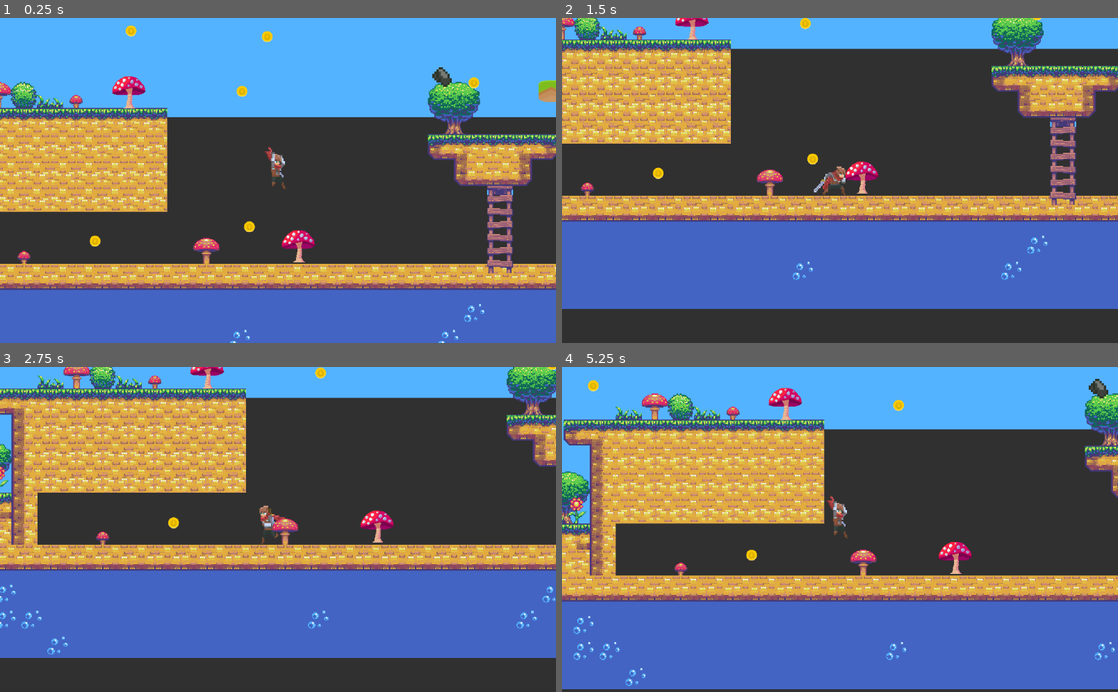
Above: before the commit, frames 1-4 (two rows, left to right).
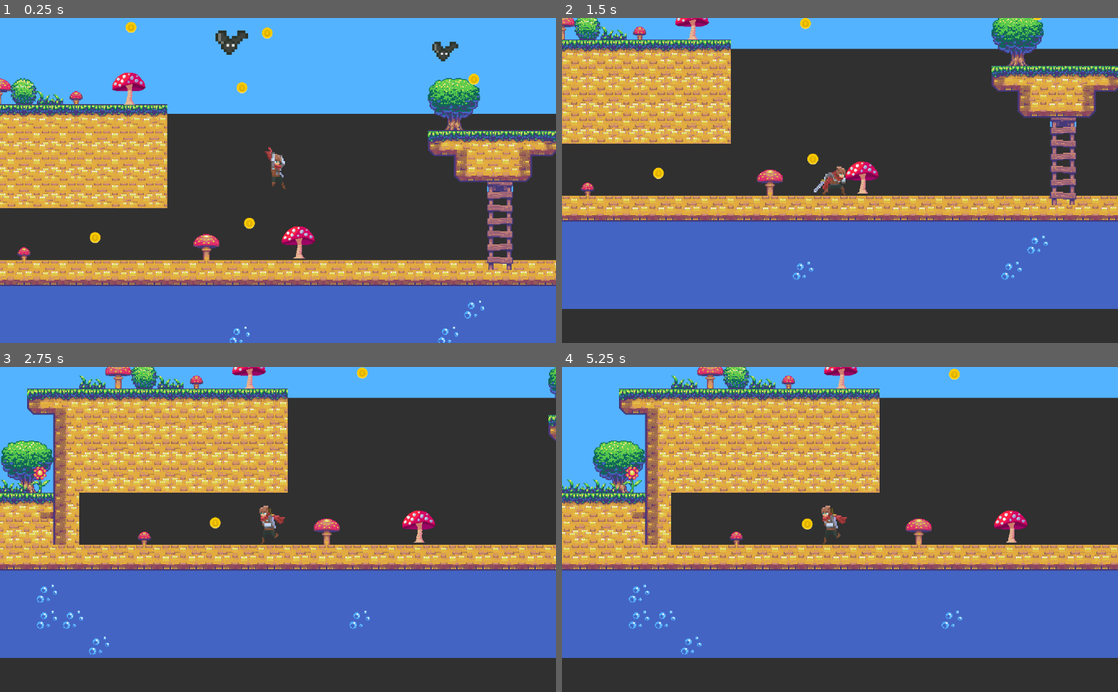
Above: after the commit, the same moments.

Repository: YaelitoP/learning_godot
Game: Godot game, scene res://scenas/TestMap.tscn
The game is run twice, just before and just after one commit, with the same random seed, the same clock (stepped at 60 frames per second) and the same inputs.
Inputs:
- Up to frame 1 (0.25 s): no input
- Up to frame 2 (1.5 s): hold Space (jump) 0.53-1.28 s; tap Enter at 1.25 s; tap J (attaque) at 1.35 s
- Up to frame 3 (2.75 s): tap Space (jump) at 1.52, 1.55, 1.82, 2.3 s; hold A (moveL) from 2.03 s (still down)
- Up to frame 4 (5.25 s): release A (moveL) at 2.78 s; tap D (moveR) at 2.85 s; tap Space (jump) at 3.02, 3.05, 3.32, 4.52, 4.55, 4.82 s; hold Space (jump) 3.53-4.28 s; tap J (attaque) at 4.35 s; hold A (moveL) from 5.03 s (still down)

The runs differ from the first frame. In frame 1, 21% of the frame differs, in the area x 0-100%, y 1-100%; in frame 2, 4.0%; in frame 3, 23%; in frame 4, 54%, in the area x 0-100%, y 0-100%.
Error before the commit: Parse Error: Invalid operand types ("Vector2" and "int") to operator "-". (res://scripts/murcielago.gd:50)

Commit message:
bat with a FiniteStateMachine

Diff:
--- /dev/null
+++ b/Assets/animations/Bat/scenasmurido.tres
@@ -0,0 +1,43 @@
+[gd_resource type="Animation" format=2]
+
+[resource]
+resource_name = "murido"
+length = 0.6
+tracks/0/type = "method"
+tracks/0/path = NodePath(".")
+tracks/0/interp = 1
+tracks/0/loop_wrap = true
+tracks/0/imported = false
+tracks/0/enabled = true
+tracks/0/keys = {
+"times": PoolRealArray( 0.5 ),
+"transitions": PoolRealArray( 1 ),
+"values": [ {
+"args": [  ],
+"method": "queue_free"
+} ]
+}
+tracks/1/type = "value"
+tracks/1/path = NodePath("spr_bat:frame")
+tracks/1/interp = 1
+tracks/1/loop_wrap = true
+tracks/1/imported = false
+tracks/1/enabled = true
+tracks/1/keys = {
+"times": PoolRealArray( 0, 0.1, 0.2, 0.3 ),
+"transitions": PoolRealArray( 1, 1, 1, 1 ),
+"update": 1,
+"values": [ 0, 1, 2, 3 ]
+}
+tracks/2/type = "value"
+tracks/2/path = NodePath("spr_bat:animation")
+tracks/2/interp = 1
+tracks/2/loop_wrap = true
+tracks/2/imported = false
+tracks/2/enabled = true
+tracks/2/keys = {
+"times": PoolRealArray( 0 ),
+"transitions": PoolRealArray( 1 ),
+"update": 1,
+"values": [ "dead" ]
+}
--- a/Assets/animations/gladiador.tres
+++ b/Assets/animations/gladiador.tres
@@ -46,48 +46,48 @@
 
 [resource]
 animations = [ {
+"frames": [ ExtResource( 41 ), ExtResource( 37 ), ExtResource( 42 ), ExtResource( 43 ), ExtResource( 36 ), ExtResource( 40 ), ExtResource( 38 ) ],
+"loop": false,
+"name": "dead",
+"speed": 8.0
+}, {
 "frames": [ ExtResource( 34 ), ExtResource( 39 ), ExtResource( 35 ) ],
 "loop": true,
 "name": "dmg",
 "speed": 5.0
-}, {
-"frames": [ ExtResource( 41 ), ExtResource( 37 ), ExtResource( 42 ), ExtResource( 43 ), ExtResource( 36 ), ExtResource( 40 ), ExtResource( 38 ) ],
-"loop": false,
-"name": "dead",
-"speed": 8.0
 }, {
 "frames": [ ExtResource( 17 ), ExtResource( 18 ), ExtResource( 31 ), ExtResource( 25 ), ExtResource( 19 ), ExtResource( 20 ) ],
 "loop": true,
 "name": "atack2",
 "speed": 8.0
 }, {
-"frames": [ ExtResource( 2 ), ExtResource( 1 ), ExtResource( 3 ), ExtResource( 4 ) ],
-"loop": true,
-"name": "idle",
-"speed": 5.0
-}, {
 "frames": [ ExtResource( 23 ), ExtResource( 28 ), ExtResource( 30 ), ExtResource( 32 ), ExtResource( 22 ) ],
 "loop": true,
 "name": "atack0",
 "speed": 6.0
+}, {
+"frames": [ ExtResource( 5 ), ExtResource( 7 ), ExtResource( 10 ), ExtResource( 6 ), ExtResource( 9 ), ExtResource( 8 ) ],
+"loop": true,
+"name": "run",
+"speed": 10.0
 }, {
 "frames": [ ExtResource( 24 ), ExtResource( 21 ), ExtResource( 29 ), ExtResource( 26 ), ExtResource( 27 ), ExtResource( 33 ) ],
 "loop": true,
 "name": "atack1",
 "speed": 8.0
 }, {
-"frames": [ ExtResource( 5 ), ExtResource( 7 ), ExtResource( 10 ), ExtResource( 6 ), ExtResource( 9 ), ExtResource( 8 ) ],
+"frames": [ ExtResource( 15 ), ExtResource( 16 ), ExtResource( 11 ), ExtResource( 14 ), ExtResource( 12 ), ExtResource( 13 ) ],
 "loop": true,
-"name": "run",
-"speed": 10.0
+"name": "jump",
+"speed": 7.0
 }, {
 "frames": [ ExtResource( 12 ), ExtResource( 13 ) ],
 "loop": true,
 "name": "fall",
 "speed": 5.0
 }, {
-"frames": [ ExtResource( 15 ), ExtResource( 16 ), ExtResource( 11 ), ExtResource( 14 ), ExtResource( 12 ), ExtResource( 13 ) ],
+"frames": [ ExtResource( 2 ), ExtResource( 1 ), ExtResource( 3 ), ExtResource( 4 ) ],
 "loop": true,
-"name": "jump",
-"speed": 10.0
+"name": "idle",
+"speed": 5.0
 } ]
--- /dev/null
+++ b/Assets/animations/murcielago.tres
@@ -0,0 +1,81 @@
+[gd_resource type="SpriteFrames" load_steps=17 format=2]
+
+[ext_resource path="res://Assets/enemies/Bat_Sprite_Sheet.png" type="Texture" id=1]
+
+[sub_resource type="AtlasTexture" id=4]
+atlas = ExtResource( 1 )
+region = Rect2( 0, 48, 16, 24 )
+
+[sub_resource type="AtlasTexture" id=5]
+atlas = ExtResource( 1 )
+region = Rect2( 16, 48, 16, 24 )
+
+[sub_resource type="AtlasTexture" id=6]
+atlas = ExtResource( 1 )
+region = Rect2( 32, 48, 16, 24 )
+
+[sub_resource type="AtlasTexture" id=7]
+atlas = ExtResource( 1 )
+region = Rect2( 48, 48, 16, 24 )
+
+[sub_resource type="AtlasTexture" id=8]
+atlas = ExtResource( 1 )
+region = Rect2( 64, 48, 16, 24 )
+
+[sub_resource type="AtlasTexture" id=9]
+atlas = ExtResource( 1 )
+region = Rect2( 0, 0, 16, 24 )
+
+[sub_resource type="AtlasTexture" id=10]
+atlas = ExtResource( 1 )
+region = Rect2( 16, 0, 16, 24 )
+
+[sub_resource type="AtlasTexture" id=11]
+atlas = ExtResource( 1 )
+region = Rect2( 32, 0, 16, 24 )
+
+[sub_resource type="AtlasTexture" id=12]
+atlas = ExtResource( 1 )
+region = Rect2( 48, 0, 16, 24 )
+
+[sub_resource type="AtlasTexture" id=13]
+atlas = ExtResource( 1 )
+region = Rect2( 64, 0, 16, 24 )
+
+[sub_resource type="AtlasTexture" id=14]
+atlas = ExtResource( 1 )
+region = Rect2( 0, 24, 16, 24 )
+
+[sub_resource type="AtlasTexture" id=15]
+atlas = ExtResource( 1 )
+region = Rect2( 16, 24, 16, 24 )
+
+[sub_resource type="AtlasTexture" id=16]
+atlas = ExtResource( 1 )
+region = Rect2( 32, 24, 16, 24 )
+
+[sub_resource type="AtlasTexture" id=17]
+atlas = ExtResource( 1 )
+region = Rect2( 48, 24, 16, 24 )
+
+[sub_resource type="AtlasTexture" id=18]
+atlas = ExtResource( 1 )
+region = Rect2( 64, 24, 16, 24 )
+
+[resource]
+animations = [ {
+"frames": [ SubResource( 4 ), SubResource( 5 ), SubResource( 6 ), SubResource( 7 ), SubResource( 8 ) ],
+"loop": false,
+"name": "dead",
+"speed": 10.0
+}, {
+"frames": [ SubResource( 9 ), SubResource( 10 ), SubResource( 11 ), SubResource( 12 ), SubResource( 13 ) ],
+"loop": true,
+"name": "angry",
+"speed": 8.0
+}, {
+"frames": [ SubResource( 14 ), SubResource( 15 ), SubResource( 16 ), SubResource( 17 ), SubResource( 18 ) ],
+"loop": true,
+"name": "idle",
+"speed": 8.0
+} ]
--- a/project.godot
+++ b/project.godot
@@ -9,10 +9,30 @@
 config_version=4
 
 _global_script_classes=[ {
+"base": "Node",
+"class": "Idle_Bat",
+"language": "GDScript",
+"path": "res://scripts/IDLE_bat.gd"
+}, {
+"base": "Node",
+"class": "StateMachine",
+"language": "GDScript",
+"path": "res://scripts/StateMachine.gd"
+}, {
+"base": "Node",
+"class": "Wander_Bat",
+"language": "GDScript",
+"path": "res://scripts/WANDER_bat.gd"
+}, {
 "base": "Area2D",
 "class": "area_plataforma",
 "language": "GDScript",
 "path": "res://scripts/area_plataforma.gd"
+}, {
+"base": "KinematicBody2D",
+"class": "bat",
+"language": "GDScript",
+"path": "res://scripts/bat.gd"
 }, {
 "base": "KinematicBody2D",
 "class": "murcielago",
@@ -30,7 +50,11 @@
 "path": "res://scripts/Pj1.tres.gd"
 } ]
 _global_script_class_icons={
+"Idle_Bat": "",
+"StateMachine": "",
+"Wander_Bat": "",
 "area_plataforma": "",
+"bat": "",
 "murcielago": "",
 "plataforma": "",
 "player1": ""
--- a/scenas/Pj1.tscn
+++ b/scenas/Pj1.tscn
@@ -168,6 +168,7 @@
 }
 
 [sub_resource type="Animation" id=6]
+resource_name = "idle"
 length = 0.2
 tracks/0/type = "value"
 tracks/0/path = NodePath("coll_player:position")
@@ -353,6 +354,7 @@
 [node name="spr_player" type="AnimatedSprite" parent="."]
 position = Vector2( -8.26688, -19.0019 )
 scale = Vector2( 2.34114, 2.6242 )
+z_index = 1
 frames = ExtResource( 1 )
 animation = "idle"
 frame = 1
--- a/scenas/TestMap.tscn
+++ b/scenas/TestMap.tscn
@@ -7,6 +7,7 @@
 [ext_resource path="res://scenas/coin.tscn" type="PackedScene" id=5]
 [ext_resource path="res://scenas/waypoints.tscn" type="PackedScene" id=6]
 [ext_resource path="res://scenas/murcielago.tscn" type="PackedScene" id=7]
+[ext_resource path="res://scenas/bat.tscn" type="PackedScene" id=8]
 
 [node name="Map1" type="Node2D"]
 position = Vector2( 0, 1.90503 )
@@ -104,21 +105,27 @@
 }
 
 [node name="plataforma" parent="transport" instance=ExtResource( 1 )]
-position = Vector2( 3148.83, 388.46 )
+position = Vector2( 3949.7, -546.641 )
 collision_layer = 2
 waypoints_path = NodePath("../../waypoints")
 
 [node name="chobirandom" parent="." instance=ExtResource( 7 )]
-position = Vector2( 2728.8, 149.998 )
+position = Vector2( 2727.89, 149.998 )
 
 [node name="Pj1" parent="." instance=ExtResource( 3 )]
 process_priority = 1
 position = Vector2( 2110.88, 577.086 )
 scale = Vector2( 2, 2 )
 
+[node name="spr_player" parent="Pj1" index="0"]
+frame = 3
+
 [node name="Camera2D" type="Camera2D" parent="Pj1"]
 current = true
 zoom = Vector2( 2, 2 )
 
+[node name="bat" parent="." instance=ExtResource( 8 )]
+position = Vector2( 1941.95, 163.273 )
+
 [editable path="waypoints"]
 [editable path="Pj1"]
--- /dev/null
+++ b/scenas/bat.tscn
@@ -0,0 +1,40 @@
+[gd_scene load_steps=8 format=2]
+
+[ext_resource path="res://scripts/bat.gd" type="Script" id=1]
+[ext_resource path="res://Assets/animations/murcielago.tres" type="SpriteFrames" id=2]
+[ext_resource path="res://scripts/WANDER_bat.gd" type="Script" id=3]
+[ext_resource path="res://scripts/IDLE_bat.gd" type="Script" id=4]
+[ext_resource path="res://scripts/StateMachine.gd" type="Script" id=5]
+[ext_resource path="res://Assets/animations/Bat/scenasmurido.tres" type="Animation" id=6]
+
+[sub_resource type="CircleShape2D" id=1]
+radius = 5.19133
+
+[node name="bat" type="KinematicBody2D"]
+scale = Vector2( 10, 10 )
+script = ExtResource( 1 )
+
+[node name="spr_bat" type="AnimatedSprite" parent="."]
+z_index = 1
+frames = ExtResource( 2 )
+animation = "idle"
+playing = true
+
+[node name="coll_bat" type="CollisionShape2D" parent="."]
+position = Vector2( -0.138165, -4.74365 )
+shape = SubResource( 1 )
+
+[node name="Timer" type="Timer" parent="."]
+one_shot = true
+
+[node name="anim_bat" type="AnimationPlayer" parent="."]
+anims/murido = ExtResource( 6 )
+
+[node name="stateMachine" type="Node" parent="."]
+script = ExtResource( 5 )
+
+[node name="idle" type="Node" parent="stateMachine"]
+script = ExtResource( 4 )
+
+[node name="wander" type="Node" parent="stateMachine"]
+script = ExtResource( 3 )
--- a/scenas/murcielago.tscn
+++ b/scenas/murcielago.tscn
@@ -1,7 +1,8 @@
-[gd_scene load_steps=23 format=2]
+[gd_scene load_steps=7 format=2]
 
-[ext_resource path="res://Assets/enemies/Bat_Sprite_Sheet.png" type="Texture" id=1]
+[ext_resource path="res://Assets/animations/murcielago.tres" type="SpriteFrames" id=1]
 [ext_resource path="res://scripts/murcielago.gd" type="Script" id=2]
+[ext_resource path="res://Assets/animations/Bat/scenasmurido.tres" type="Animation" id=3]
 
 [sub_resource type="CircleShape2D" id=1]
 radius = 62.1099
@@ -11,126 +12,6 @@
 
 [sub_resource type="CircleShape2D" id=3]
 radius = 550.852
-
-[sub_resource type="AtlasTexture" id=4]
-atlas = ExtResource( 1 )
-region = Rect2( 0, 48, 16, 24 )
-
-[sub_resource type="AtlasTexture" id=5]
-atlas = ExtResource( 1 )
-region = Rect2( 16, 48, 16, 24 )
-
-[sub_resource type="AtlasTexture" id=6]
-atlas = ExtResource( 1 )
-region = Rect2( 32, 48, 16, 24 )
-
-[sub_resource type="AtlasTexture" id=7]
-atlas = ExtResource( 1 )
-region = Rect2( 48, 48, 16, 24 )
-
-[sub_resource type="AtlasTexture" id=8]
-atlas = ExtResource( 1 )
-region = Rect2( 64, 48, 16, 24 )
-
-[sub_resource type="AtlasTexture" id=9]
-atlas = ExtResource( 1 )
-region = Rect2( 0, 0, 16, 24 )
-
-[sub_resource type="AtlasTexture" id=10]
-atlas = ExtResource( 1 )
-region = Rect2( 16, 0, 16, 24 )
-
-[sub_resource type="AtlasTexture" id=11]
-atlas = ExtResource( 1 )
-region = Rect2( 32, 0, 16, 24 )
-
-[sub_resource type="AtlasTexture" id=12]
-atlas = ExtResource( 1 )
-region = Rect2( 48, 0, 16, 24 )
-
-[sub_resource type="AtlasTexture" id=13]
-atlas = ExtResource( 1 )
-region = Rect2( 64, 0, 16, 24 )
-
-[sub_resource type="AtlasTexture" id=14]
-atlas = ExtResource( 1 )
-region = Rect2( 0, 24, 16, 24 )
-
-[sub_resource type="AtlasTexture" id=15]
-atlas = ExtResource( 1 )
-region = Rect2( 16, 24, 16, 24 )
-
-[sub_resource type="AtlasTexture" id=16]
-atlas = ExtResource( 1 )
-region = Rect2( 32, 24, 16, 24 )
-
-[sub_resource type="AtlasTexture" id=17]
-atlas = ExtResource( 1 )
-region = Rect2( 48, 24, 16, 24 )
-
-[sub_resource type="AtlasTexture" id=18]
-atlas = ExtResource( 1 )
-region = Rect2( 64, 24, 16, 24 )
-
-[sub_resource type="SpriteFrames" id=19]
-animations = [ {
-"frames": [ SubResource( 4 ), SubResource( 5 ), SubResource( 6 ), SubResource( 7 ), SubResource( 8 ) ],
-"loop": false,
-"name": "dead",
-"speed": 10.0
-}, {
-"frames": [ SubResource( 9 ), SubResource( 10 ), SubResource( 11 ), SubResource( 12 ), SubResource( 13 ) ],
-"loop": true,
-"name": "angry",
-"speed": 8.0
-}, {
-"frames": [ SubResource( 14 ), SubResource( 15 ), SubResource( 16 ), SubResource( 17 ), SubResource( 18 ) ],
-"loop": true,
-"name": "idle",
-"speed": 8.0
-} ]
-
-[sub_resource type="Animation" id=20]
-resource_name = "murido"
-length = 0.6
-tracks/0/type = "method"
-tracks/0/path = NodePath(".")
-tracks/0/interp = 1
-tracks/0/loop_wrap = true
-tracks/0/imported = false
-tracks/0/enabled = true
-tracks/0/keys = {
-"times": PoolRealArray( 0.5 ),
-"transitions": PoolRealArray( 1 ),
-"values": [ {
-"args": [  ],
-"method": "queue_free"
-} ]
-}
-tracks/1/type = "value"
-tracks/1/path = NodePath("spr_chobi:frame")
-tracks/1/interp = 1
-tracks/1/loop_wrap = true
-tracks/1/imported = false
-tracks/1/enabled = true
-tracks/1/keys = {
-"times": PoolRealArray( 0, 0.1, 0.2, 0.3 ),
-"transitions": PoolRealArray( 1, 1, 1, 1 ),
-"update": 1,
-"values": [ 0, 1, 2, 3 ]
-}
-tracks/2/type = "value"
-tracks/2/path = NodePath("spr_chobi:animation")
-tracks/2/interp = 1
-tracks/2/loop_wrap = true
-tracks/2/imported = false
-tracks/2/enabled = true
-tracks/2/keys = {
-"times": PoolRealArray( 0 ),
-"transitions": PoolRealArray( 1 ),
-"update": 1,
-"values": [ "dead" ]
-}
 
 [node name="murcielago" type="KinematicBody2D" groups=[
 "enemy",
@@ -187,15 +68,15 @@
 [node name="spr_chobi" type="AnimatedSprite" parent="."]
 position = Vector2( -1.64618, 40.1446 )
 scale = Vector2( 8, 8 )
-frames = SubResource( 19 )
+frames = ExtResource( 1 )
 animation = "dead"
-frame = 3
 
 [node name="Timer" type="Timer" parent="."]
 wait_time = 0.145
+one_shot = true
 
 [node name="anim_chobi" type="AnimationPlayer" parent="."]
-anims/murido = SubResource( 20 )
+anims/murido = ExtResource( 3 )
 
 [connection signal="area_entered" from="coll_chobi/hitbox" to="." method="_on_hitbox_area_entered"]
 [connection signal="area_entered" from="area_agro" to="." method="_on_area_agro_area_entered"]
--- /dev/null
+++ b/scripts/IDLE_bat.gd
@@ -0,0 +1,16 @@
+extends Node
+class_name Idle_Bat
+
+onready var parent: = get_parent()
+
+func _physics_process(delta: float) -> void:
+
+	pass
+
+func enter():
+	print("your on idle")
+	yield(get_tree().create_timer(5.0), "timeout")
+	exit(parent.WANDER)
+
+func exit(next_state):
+	parent.change_to(next_state)
--- a/scripts/Pj1.tres.gd
+++ b/scripts/Pj1.tres.gd
@@ -1,9 +1,9 @@
 extends KinematicBody2D
 class_name player1
 
-export var maxspeed: = 500.0
-export var minspeed: = 150.0
-export var jumpheight: = 150.0
+export var maxspeed: = 700.0
+export var minspeed: = 350.0
+export var jumpheight: = 200.0
 export var acceleration: = 0.5
 
 onready var jumpforce : float = ((2.0 * jumpheight) / jumptime) * -1.0
--- /dev/null
+++ b/scripts/StateMachine.gd
@@ -0,0 +1,42 @@
+extends Node
+class_name StateMachine
+
+onready var IDLE: = get_node("idle")
+onready var WANDER: = get_node("wander")
+onready var state: = IDLE
+
+const DEBUG = true
+
+enum STATES {IDLE, WANDER}
+
+var direction = Vector2.ZERO
+var history = []
+
+func _ready():
+	# Set the initial state to the first child node
+	call_deferred("_enter_state")
+
+func change_to(new_state):
+	history.append(state)
+	state = new_state
+	_enter_state()
+
+func back():
+	if history.size() > 0:
+		state = history.pop_back()
+		_enter_state()
+
+func _enter_state():
+	# Give the new state a reference to this state machine script
+	STATES.Controller = self
+	state.enter()
+
+# Route Game Loop function calls to
+# current state handler method if it exists
+func _process(delta):
+	if state.has_method("process"):
+		state.process(delta)
+
+func _physics_process(delta):
+	if state.has_method("physics_process"):
+		state.physics_process(delta)
--- /dev/null
+++ b/scripts/WANDER_bat.gd
@@ -0,0 +1,29 @@
+extends Node
+class_name Wander_Bat
+
+onready var parent: = get_parent()
+var point: = Vector2.ZERO
+var speed: = 130
+
+func _physics_process(delta: float) -> void:
+	create_target()
+	if owner.current_position.distance_to(owner.spawn) < 100:
+		parent.direction = point * speed
+		parent.direction = owner.move_and_slide(point, Vector2.UP)
+		exit(parent.IDLE)
+	if owner.current_position.distance_to(point) <= 0:
+		pass
+	pass
+
+func enter():
+	print("your on wander")
+	yield(get_tree().create_timer(10.0), "timeout")
+
+func create_target():
+	if owner.current_position == owner.spawn:
+		point = Vector2(rand_range(-64, 64), rand_range(-64, 64))
+	elif owner.current_position == owner.target_position:
+		point = Vector2(rand_range(-64, 64), rand_range(-64, 64))
+
+func exit(next_state):
+	parent.change_to(next_state)
--- /dev/null
+++ b/scripts/bat.gd
@@ -0,0 +1,20 @@
+extends KinematicBody2D
+class_name bat
+
+onready var anim: = $anim_bat
+onready var MACHINE: = $stateMachine
+onready var timer: = $Timer
+onready var spawn: = global_position
+onready var current_position: = global_position
+onready var target_position: = global_position
+
+var hp: = 100
+var max_hp: = 150
+
+func _physics_process(delta: float) -> void:
+	if !hp <= 0:
+		if MACHINE.has_method("_physics_process()"):
+			MACHINE._physics_process(delta)
+	else:
+		anim.play("murido")
+	pass
--- a/scripts/murcielago.gd
+++ b/scripts/murcielago.gd
@@ -4,7 +4,6 @@
 onready var ray: = $area_agro/coll_ray
 onready var ray1: = $area_agro/coll_ray1
 onready var ray2: = $area_agro/coll_ray2
-onready var parent: = get_parent()
 
 var hp: = 100
 var max_hp: = 150
@@ -13,7 +12,7 @@
 
 var wrong_dire: = Vector2.ZERO
 var intruder: Vector2
-var direction: = Vector2.ZERO
+var motion: = Vector2.ZERO
 
 var target: float
 var alert: = false
@@ -36,21 +35,19 @@
 	elif !dead:
 		$spr_chobi.play("idle")
 
-	idle_movement(direction)
+	idle_movement()
 
-
-
-func idle_movement(motion):
+func idle_movement():
 
 	if wrong_dire != Vector2.ZERO and !agro:
 		motion = wrong_dire
 		motion = move_and_slide(motion, Vector2.UP)
 
 	elif wrong_dire != Vector2.ZERO and agro:
-		motion = wrong_dire - 2
+		motion = wrong_dire
 		motion = move_and_slide(motion, Vector2.UP)
 
-	elif agro:
+	elif alert:
 		motion = move_and_slide(motion, Vector2.UP)
 
 	else:
@@ -96,21 +93,21 @@
 	if ray.is_colliding():
 		if collision_object.is_in_group("player"):
 			wrong_dire = Vector2.ZERO
-			direction = direction_to_player * speed
+			motion = direction_to_player * speed
 		elif collision_object.is_in_group("plataformas"):
 			see_path(collision_object)
 
 	if ray1.is_colliding():
 		if collision_object1.is_in_group("player"):
 			wrong_dire = Vector2.ZERO
-			direction = direction_to_player * speed
+			motion = direction_to_player * speed
 		elif collision_object1.is_in_group("plataformas"):
 			see_path(collision_object1)
 
 	if ray2.is_colliding():
 		if collision_object2.is_in_group("player"):
 			wrong_dire = Vector2.ZERO
-			direction = direction_to_player * speed
+			motion = direction_to_player * speed
 		elif collision_object2.is_in_group("plataformas"):
 			see_path(collision_object2)
 
Not shown: 1 places in scenas/TestMap.tscn that only renumber resources
